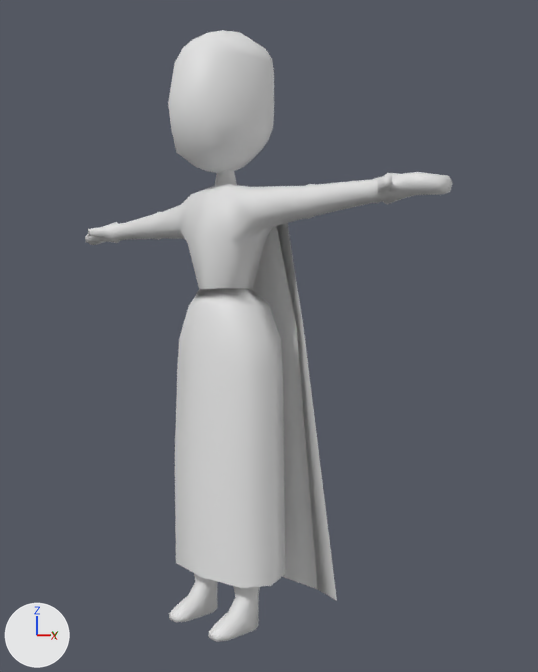
The Blender file Model/Wood-Dummy-2.blend, before and after one commit.
One viewpoint serves both versions: a 50 mm lens placed at (8.4, -7.21, 4.85), pointed at (0.36, 0.54, 4.68). Lighting does not change. The marker at lower left points along +X, +Y and +Z.
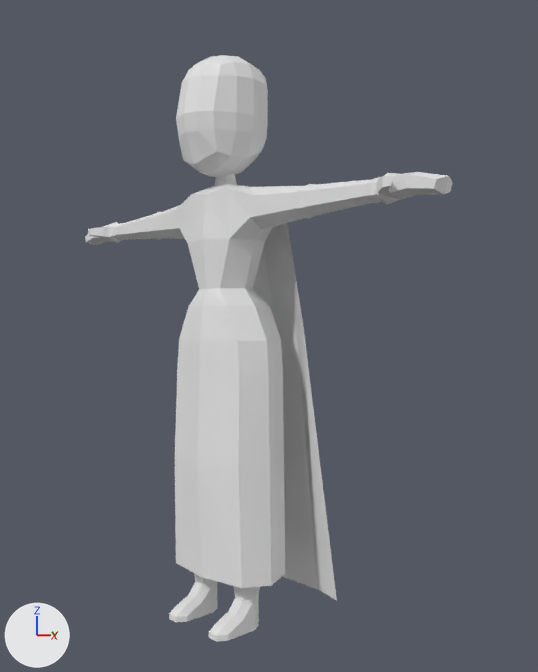
What differs and where, as boxes [x1, y1, x2, y2] in the pictures (538 x 672 px):
'Cube', moved, rescaled (13% narrower, 14% shorter): before [168, 30, 274, 173]; after [176, 55, 268, 178]
part 1 of me_cylinder, shading changed: [85, 172, 453, 642] in both

Patch to the scene script:
```diff
--- a/Model/Wood-Dummy-2.blend.py
+++ b/Model/Wood-Dummy-2.blend.py
@@ me_cylinder @@
 me_cylinder.from_pydata(...)  # 232 vertices, 213 faces; spans x 0.0..5.95, y -1.01..1.93, z -8.97..1.46
 # used by ob_cylinder; location = (0.0, 0.0, 6.22); scale = (0.638, 0.638, 0.638)
+# me_cylinder part 1: all faces are now shaded flat (213 of 213 changed)
@@ ob_cube @@
 ob_cube = bpy.data.objects.new('Cube', me_cube)
-ob_cube.location = (0.0, 0.0, 8.0)
+ob_cube.location = (0.0, 0.0, 7.8)
+ob_cube.scale = (0.866, 0.866, 0.866)
 _m = ob_cube.modifiers.new('Mirror', 'MIRROR')
```
